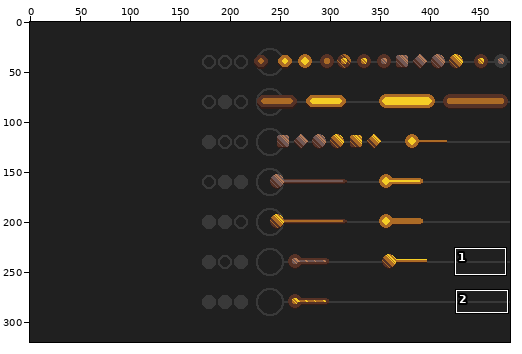
Pixel-art file -- src/art/bg.aseprite. Above: a wide view before the commit, with the close-up outlined.
Close-up. Before the edit:
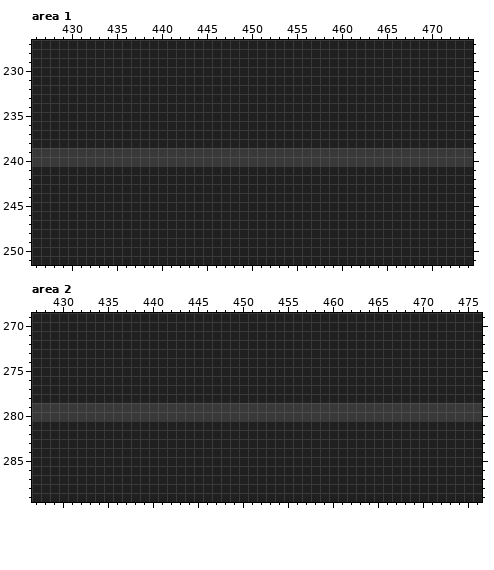
480x320 pixels, 1 frame. Shown: area 1: x 426..474, y 227..251; area 2: x 427..476, y 269..289. The commit also changed other parts of the picture, which this record leaves out.
Once edited:
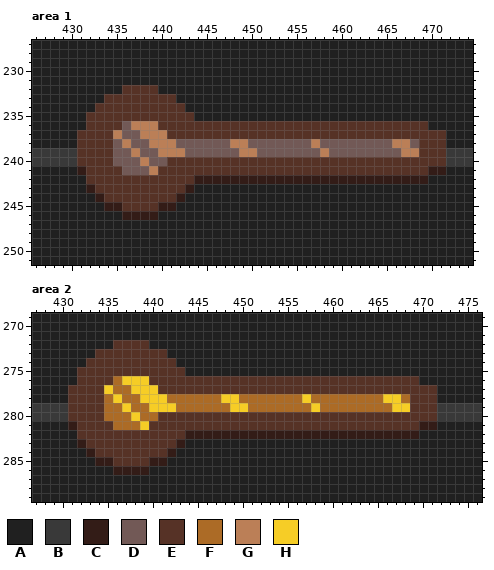
Palette (. is transparent): A #202020  B #393939  C #331c17  D #725956  E #563226  F #ac6b26  G #bb7f57  H #f6cd26
Commit: playable notes
Difference:
{"where": "area 1, layer \"note1\""}
{"y":232,"x":436,"old":"AAAA","new":"EEEE"}
{"y":233,"x":434,"old":"AAAAAAAA","new":"EEEEEEEE"}
{"y":234,"x":433,"old":"AAAAAAAAAA","new":"EEEEEEEEEE"}
{"y":235,"x":432,"old":"AAAAAAAAAAAA","new":"EEEEEEEEEEEE"}
{"y":236,"x":432,"old":"AAAAAAAAAAAAAAAAAAAAAAAAAAAAAAAAAAAAAA","new":"EEEEDGGGEEEEEEEEEEEEEEEEEEEEEEEEEEEEEE"}
{"y":237,"x":431,"old":"AAAAAAAAAAAAAAAAAAAAAAAAAAAAAAAAAAAAAAAAA","new":"EEEEGDDGGGEEEEEEEEEEEEEEEEEEEEEEEEEEEEEEE"}
{"y":238,"x":431,"old":"AAAAAAAAAAAAAAAAAAAAAAAAAAAAAAAAAAAAAAAAA","new":"EEEEDGDDGGGDDDDDDGGDDDDDDDGDDDDDDDDGGDEEE"}
{"y":239,"x":431,"old":"BBBBBBBBBBBBBBBBBBBBBBBBBBBBBBBBBBBBBBBBB","new":"EEEEDDGDDGGGDDDDDDGGDDDDDDDGDDDDDDDDGGEEE"}
{"y":240,"x":431,"old":"BBBBBBBBBBBBBBBBBBBBBBBBBBBBBBBBBBBBBBBBB","new":"EEEEDDDGDDEEEEEEEEEEEEEEEEEEEEEEEEEEEEEEE"}
{"y":241,"x":431,"old":"AAAAAAAAAAAAAAAAAAAAAAAAAAAAAAAAAAAAAAAAA","new":"CEEEEDDDGEEEEEEEEEEEEEEEEEEEEEEEEEEEEEECC"}
{"y":242,"x":432,"old":"AAAAAAAAAAAAAAAAAAAAAAAAAAAAAAAAAAAAAA","new":"EEEEEEEEEEEECCCCCCCCCCCCCCCCCCCCCCCCCC"}
{"y":243,"x":432,"old":"AAAAAAAAAAAA","new":"CEEEEEEEEEEC"}
{"y":244,"x":433,"old":"AAAAAAAAAA","new":"CEEEEEEEEC"}
{"y":245,"x":434,"old":"AAAAAAAA","new":"CCEEEECC"}
{"y":246,"x":436,"old":"AAAA","new":"CCCC"}
{"where": "area 2, layer \"note1\""}
{"y":272,"x":436,"old":"AAAA","new":"EEEE"}
{"y":273,"x":434,"old":"AAAAAAAA","new":"EEEEEEEE"}
{"y":274,"x":433,"old":"AAAAAAAAAA","new":"EEEEEEEEEE"}
{"y":275,"x":432,"old":"AAAAAAAAAAAA","new":"EEEEEEEEEEEE"}
{"y":276,"x":432,"old":"AAAAAAAAAAAAAAAAAAAAAAAAAAAAAAAAAAAAAA","new":"EEEEFHHHEEEEEEEEEEEEEEEEEEEEEEEEEEEEEE"}
{"y":277,"x":431,"old":"AAAAAAAAAAAAAAAAAAAAAAAAAAAAAAAAAAAAAAAAA","new":"EEEEHFFHHHEEEEEEEEEEEEEEEEEEEEEEEEEEEEEEE"}
{"y":278,"x":431,"old":"AAAAAAAAAAAAAAAAAAAAAAAAAAAAAAAAAAAAAAAAA","new":"EEEEFHFFHHHFFFFFFHHFFFFFFFHFFFFFFFFHHFEEE"}
{"y":279,"x":431,"old":"BBBBBBBBBBBBBBBBBBBBBBBBBBBBBBBBBBBBBBBBB","new":"EEEEFFHFFHHHFFFFFFHHFFFFFFFHFFFFFFFFHHEEE"}
{"y":280,"x":431,"old":"BBBBBBBBBBBBBBBBBBBBBBBBBBBBBBBBBBBBBBBBB","new":"EEEEFFFHFFEEEEEEEEEEEEEEEEEEEEEEEEEEEEEEE"}
{"y":281,"x":431,"old":"AAAAAAAAAAAAAAAAAAAAAAAAAAAAAAAAAAAAAAAAA","new":"CEEEEFFFHEEEEEEEEEEEEEEEEEEEEEEEEEEEEEECC"}
{"y":282,"x":432,"old":"AAAAAAAAAAAAAAAAAAAAAAAAAAAAAAAAAAAAAA","new":"EEEEEEEEEEEECCCCCCCCCCCCCCCCCCCCCCCCCC"}
{"y":283,"x":432,"old":"AAAAAAAAAAAA","new":"CEEEEEEEEEEC"}
{"y":284,"x":433,"old":"AAAAAAAAAA","new":"CEEEEEEEEC"}
{"y":285,"x":434,"old":"AAAAAAAA","new":"CCEEEECC"}
{"y":286,"x":436,"old":"AAAA","new":"CCCC"}
{"label":"changed","picture_box":[77,85,446,220]}
{"label":"changed","picture_box":[68,340,437,475]}
